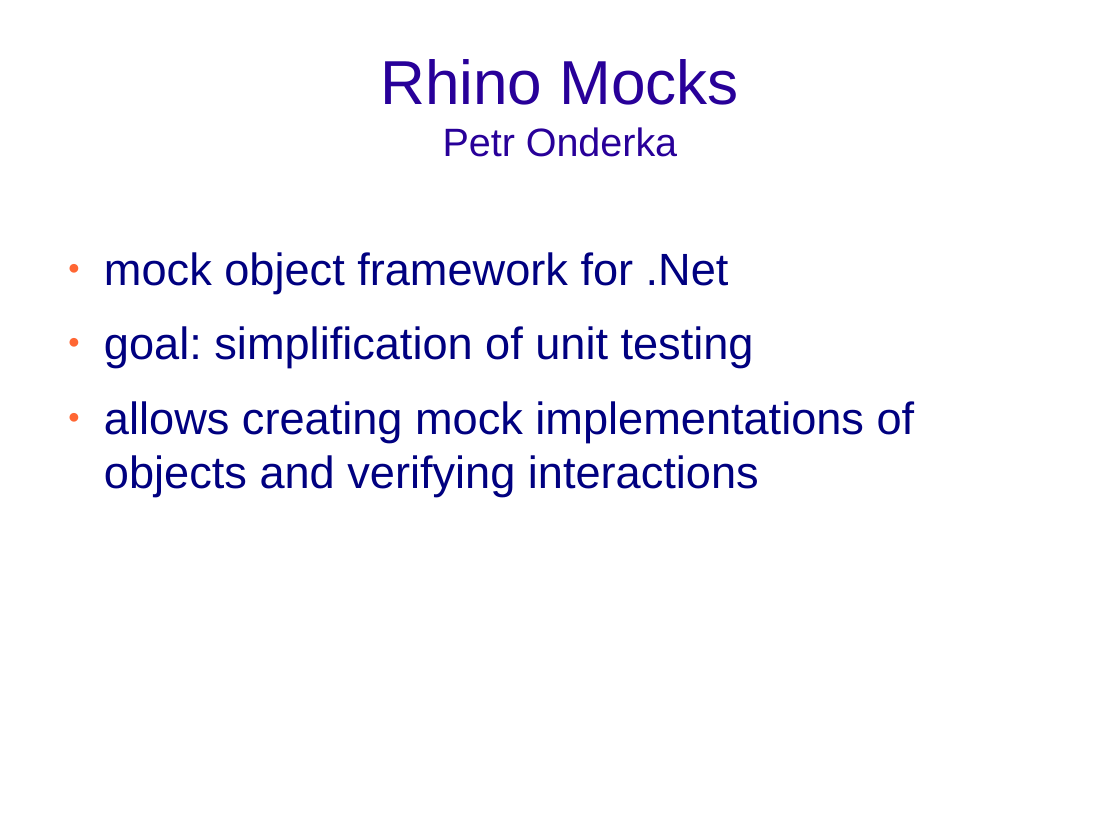
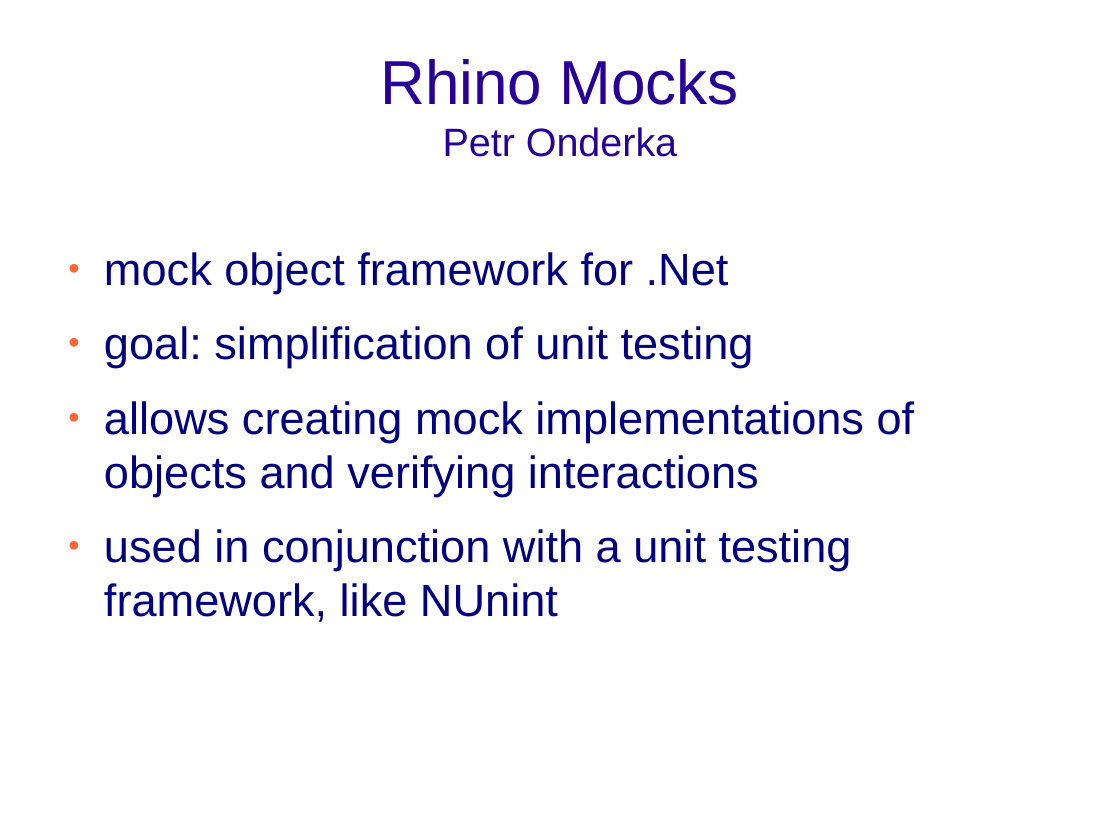
Before and after one commit to svick/Rhino-Mocks-presentation, a slide deck: slide 1 of Rhino Mocks.odp. Drawn at 1120x840 pixels with LibreOffice and Linux fonts; fonts in the diff are those of the drawing; background and template pictures are left out. Boxes give left, top, right and bottom in pixels: in the first picture for what was removed or moved away, otherwise in the second. Text is boxed around its words. In the diff, an @@ line names an element or a change of style, - is before the commit and + after.

```diff
--- a/Rhino Mocks.odp
+++ b/Rhino Mocks.odp
@@ text at bbox=[104, 529, 852, 622]: paragraph added @@
+● used in conjunction with a unit testing framework, like NUnint
```
Also in this commit, not shown: 1 other slide changed, 1 slide added, 2 other files.
